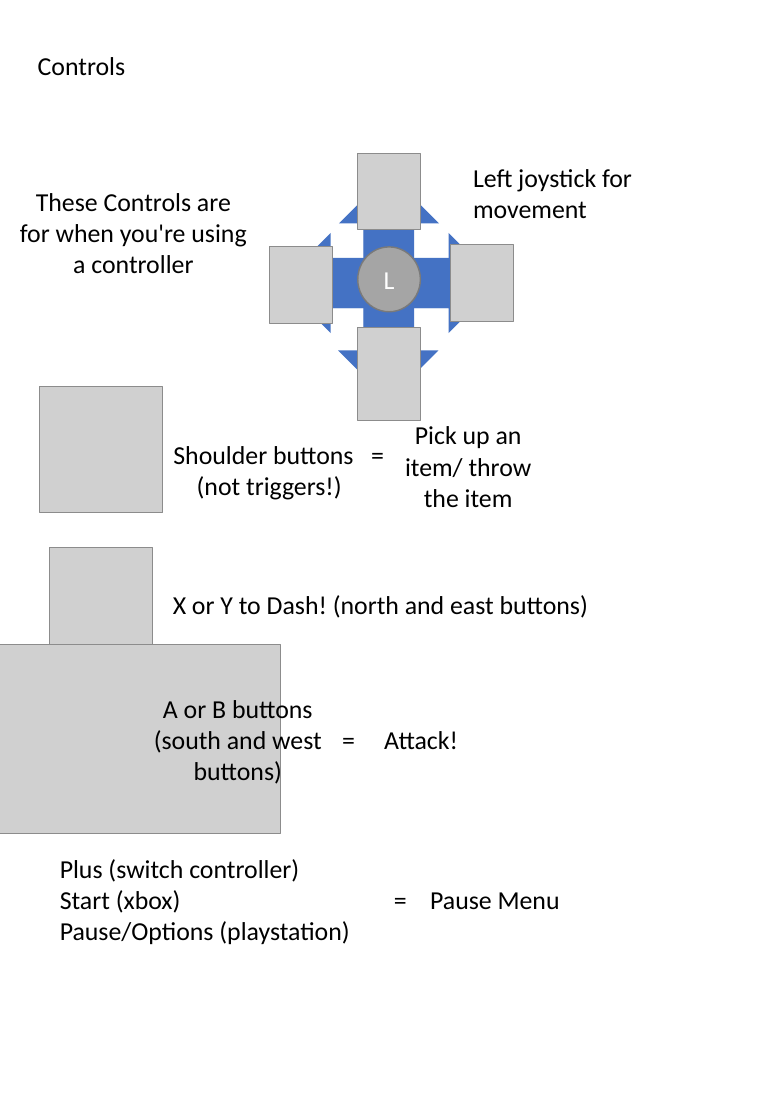
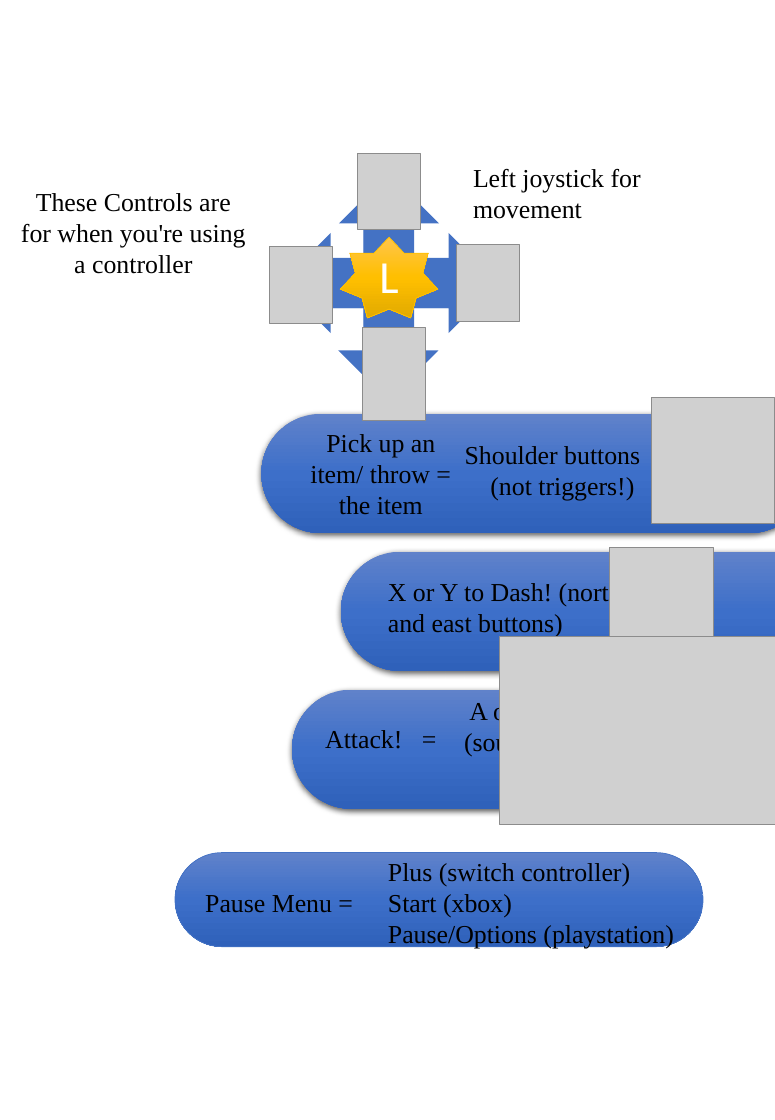
Before and after one commit to ponyfan88/Craigs-Adventure, a slide deck: slide 8 of Manual assets/maNUAL.pptx. Drawn at 775x1120 pixels with LibreOffice and Linux fonts; fonts in the diff are those of the drawing; grey boxes stand for pictures. Boxes give left, top, right and bottom in pixels: in the first picture for what was removed or moved away, otherwise in the second. Text is boxed around its words. In the diff, an @@ line names an element or a change of style, - is before the commit and + after.

```diff
--- a/Manual assets/maNUAL.pptx
+++ b/Manual assets/maNUAL.pptx
@@ text removed at [38,57,126,75] @@
-Controls
@@ down arrow at [339,174,439,359]: mirrored @@
@@ down arrow at [338,215,438,400]: mirrored @@
@@ star "L": place and size @@
-star "L" at [358,247,421,312]
+star "L" at [340,237,437,317]
@@ star "L" at [340,237,437,317]: size 18 to 32 pt; ellipse to star; fill #A5A5A5 to gradient #FFC64B to #FFC000 to #E3AB00; outline #7A7A7A 1 pt to #FFC000 0.5 pt @@
@@ picture: place and size @@
-picture at [451,245,514,321]
+picture at [457,245,520,321]
@@ picture: place and size @@
-picture at [358,327,421,420]
+picture at [363,327,426,420]
@@ rounded rectangle added at [261,413,775,532], fill gradient #6183CB to #3E70CA to #3062BB @@
@@ picture: place and size @@
-picture at [40,386,163,513]
+picture at [652,398,775,524]
@@ text at [310,434,435,515]: text changed; font Calibri to Times New Roman @@
-Pick up an item/ throw the item
+Pick up an item/ throw = the item
@@ text "Shoulder buttons": place and size @@
-text "Shoulder buttons" at [173,446,353,500]
+text "Shoulder buttons" at [465,446,640,501]
@@ text at [465,446,640,465]: text changed; font Calibri to Times New Roman @@
-Shoulder buttons =
+Shoulder buttons
@@ text at [490,477,634,501]: font Calibri to Times New Roman in "(not triggers!)" @@
@@ rounded rectangle added at [341,552,775,671], fill gradient #6183CB to #3E70CA to #3062BB @@
@@ picture: place and size @@
-picture at [50,547,153,673]
+picture at [610,547,713,673]
@@ text "X or Y to Dash! ...": place and size @@
-text "X or Y to Dash! ..." at [173,595,588,618]
+text "X or Y to Dash! ..." at [388,580,622,638]
@@ picture: place and size @@
-picture at [0,645,280,833]
+picture at [500,637,775,825]
@@ rounded rectangle added at [292,689,775,808], fill gradient #6183CB to #3E70CA to #3062BB @@
@@ font Calibri to Times New Roman in 5 elements at [21,193,246,274], [473,168,641,219], [388,580,622,638], [388,863,673,949], [464,699,529,757] @@
@@ text "A or B buttons (south ...": place and size @@
-text "A or B buttons (south ..." at [154,697,322,787]
+text "A or B buttons (south ..." at [464,699,529,757]
@@ text at [325,730,402,749]: text changed; font Calibri to Times New Roman @@
-= Attack!
+Attack! =
@@ rounded rectangle added at [175,852,703,947], fill gradient #6183CB to #3E70CA to #3062BB, outline #4472C4 0.5 pt @@
@@ text "Plus (switch controller)": place and size @@
-text "Plus (switch controller)" at [60,859,349,944]
+text "Plus (switch controller)" at [388,863,673,949]
@@ text at [205,895,332,913]: text changed; font Calibri to Times New Roman @@
-= Pause Menu
+Pause Menu =
```
Also in this commit, not shown: 2 other slides changed, 1 slide added, 1 slide removed.
